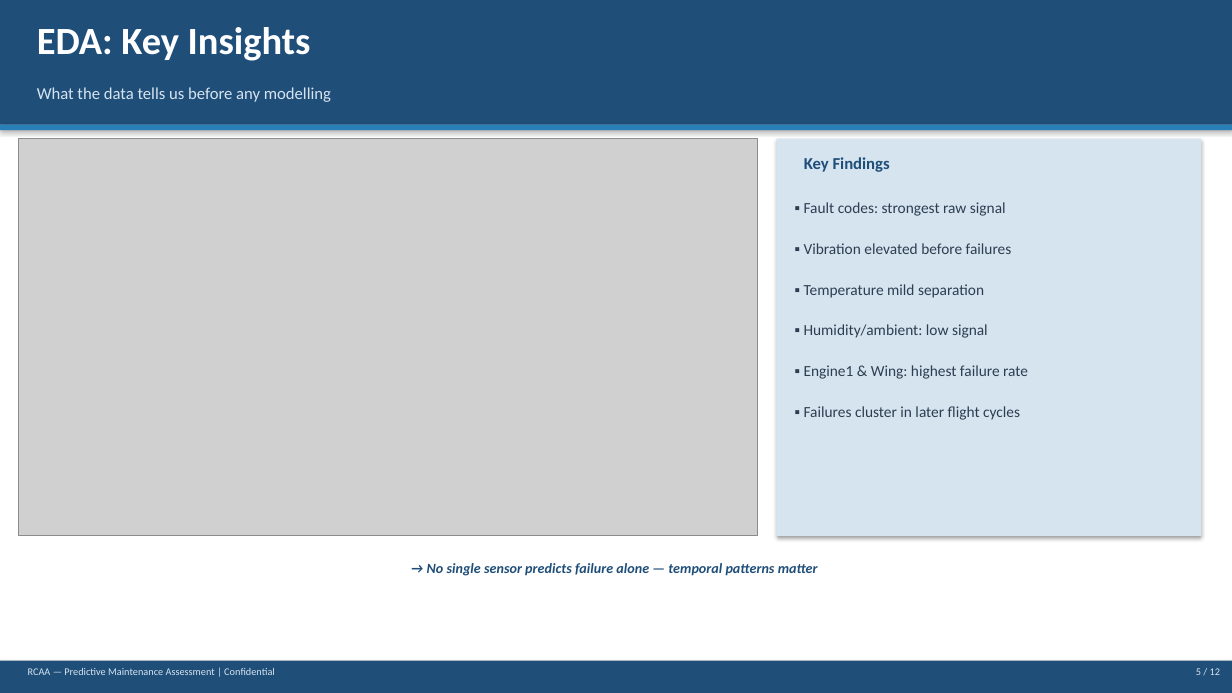
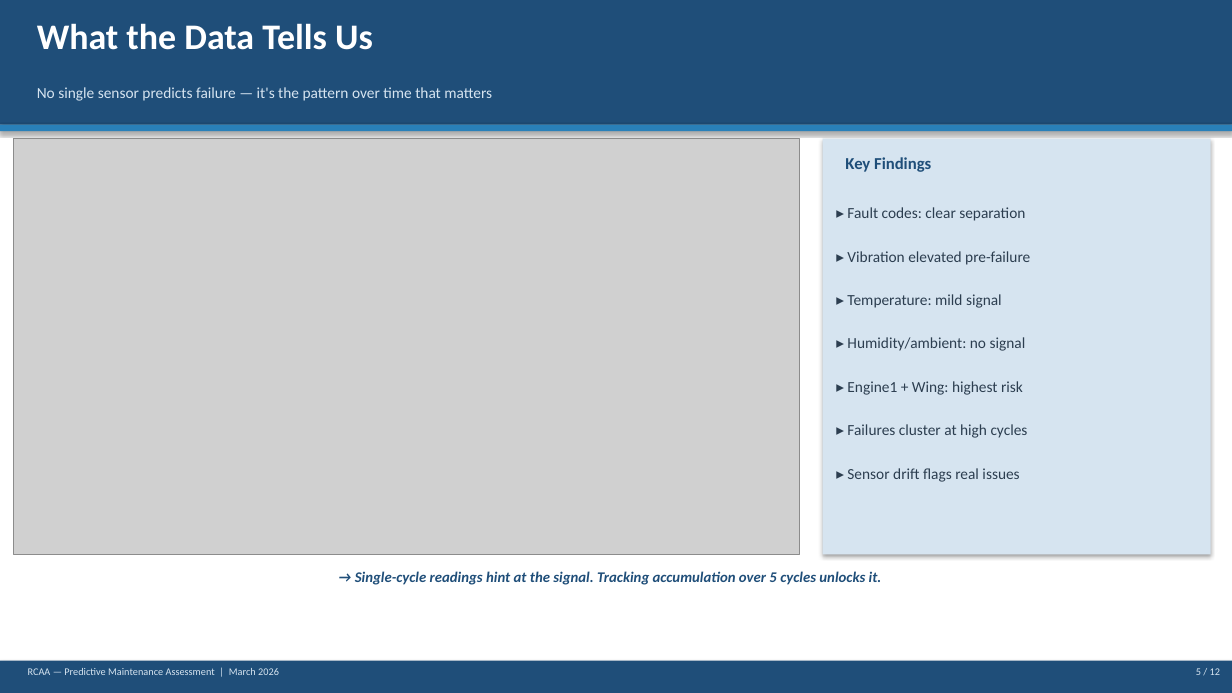
Before and after one commit to Mwambuka/rcaa-predictive-maintenance-bertin, a slide deck: slide 5 of RCAA_Predictive_Maintenance_Slides.pptx. Drawn at 1232x693 pixels with LibreOffice and Linux fonts; fonts in the diff are those of the drawing; grey boxes stand for pictures. Boxes give left, top, right and bottom in pixels: in the first picture for what was removed or moved away, otherwise in the second. Text is boxed around its words. In the diff, an @@ line names an element or a change of style, - is before the commit and + after.

```diff
--- a/RCAA_Predictive_Maintenance_Slides.pptx
+++ b/RCAA_Predictive_Maintenance_Slides.pptx
@@ text at (37, 23, 373, 50): text changed; size 13 to 28 pt; text colour #D6E4F0 to #FFFFFF; bold on @@
-What the data tells us before any modelling
+What the Data Tells Us
@@ text removed at (37, 27, 311, 61) @@
-EDA: Key Insights
@@ text added at (37, 87, 492, 101), 12 pt, text #D6E4F0 @@
+No single sensor predicts failure — it's the pattern over time that matters
@@ picture: place and size @@
-picture at (18, 139, 758, 536)
+picture at (14, 139, 799, 555)
@@ rectangle: place and size @@
-rectangle at (776, 139, 1202, 536)
+rectangle at (823, 139, 1211, 555)
@@ text "Key Findings": place and size @@
-text "Key Findings" at (804, 157, 890, 172)
+text "Key Findings" at (845, 157, 931, 172)
@@ text at (847, 207, 1025, 221): text changed @@
-▪ Fault codes: strongest raw signal
+▸ Fault codes: clear separation
@@ text at (847, 251, 1030, 265): text changed @@
-▪ Vibration elevated before failures
+▸ Vibration elevated pre-failure
@@ text at (847, 294, 1002, 308): text changed @@
-▪ Temperature mild separation
+▸ Temperature: mild signal
@@ text at (847, 337, 1026, 351): text changed @@
-▪ Humidity/ambient: low signal
+▸ Humidity/ambient: no signal
@@ text at (847, 381, 1023, 395): text changed @@
-▪ Engine1 & Wing: highest failure rate
+▸ Engine1 + Wing: highest risk
@@ text at (847, 424, 1028, 438): text changed @@
-▪ Failures cluster in later flight cycles
+▸ Failures cluster at high cycles
@@ text added at (847, 468, 1019, 482), 12 pt, text #2C3E50 @@
+▸ Sensor drift flags real issues
@@ text removed at (427, 563, 818, 576) @@
-→ No single sensor predicts failure alone — temporal patterns matter
@@ text added at (355, 571, 882, 585), 11.5 pt, text #1F4E79, bold, italic @@
+→ Single-cycle readings hint at the signal. Tracking accumulation over 5 cycles unlocks it.
@@ text at (28, 668, 279, 675): text changed @@
-RCAA — Predictive Maintenance Assessment | Confidential
+RCAA — Predictive Maintenance Assessment | March 2026
```
Also in this commit, not shown: 6 other slides changed, 5 slides added, 5 slides removed, 30 other files.
